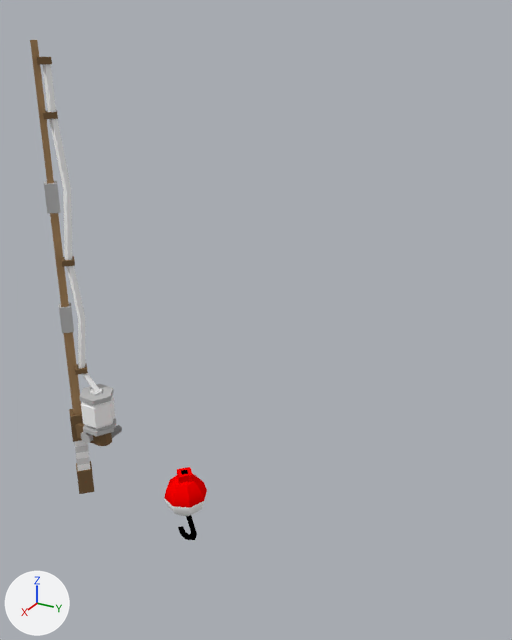
The Blender file scripts/fishing/fishingpole/pole.blend: old version first, new version second.
Both versions are drawn from a 50 mm camera at (3.49, 3.56, 3.31) aimed at (-1.06, 1.0, 1.0). Every picture has the same lights, and +X, +Y and +Z are marked at lower left.

The older version as bpy lines, for what is in view:
```python
me_cube = bpy.data.meshes.new('Cube')
me_cube.from_pydata(...)  # 304 vertices, 254 faces; spans x -0.29..0.11, y -0.08..0.35, z -0.32..3.11
# faces by material slot: [58, 24, 52, 16, 18, 86]
me_cube.materials.append(mat_white)  # white #ffffff
me_cube.materials.append(mat_black75)  # grey #898989
me_cube.materials.append(mat_gray50)  # grey #bcbcbc
me_cube.materials.append(mat_gray75)  # light grey #e1e1e1
me_cube.materials.append(mat_blank)  # brown #ab8961
me_cube.materials.append(mat_black50)  # brown #7d6345
me_sphere = bpy.data.meshes.new('Sphere')
me_sphere.from_pydata(...)  # 78 vertices, 80 faces; spans x -0.16..0.16, y -0.16..0.16, z -0.428..0.199
# faces by material slot: [33, 24, 23]
me_sphere.materials.append(mat_red)  # red #ff0000
me_sphere.materials.append(mat_white)  # white #ffffff
me_sphere.materials.append(mat_black)  # black #000000
ob_cube_001 = bpy.data.objects.new('Cube.001', me_cube)
ob_cube_001.location = (0.0, 0.0, 0.0)
_m = ob_cube_001.modifiers.new('EdgeSplit', 'EDGE_SPLIT')
ob_sphere = bpy.data.objects.new('Sphere', me_sphere)
ob_sphere.location = (0.0, 1.0, 0.0)
_m = ob_sphere.modifiers.new('EdgeSplit', 'EDGE_SPLIT')
_m.split_angle = 0.616
```
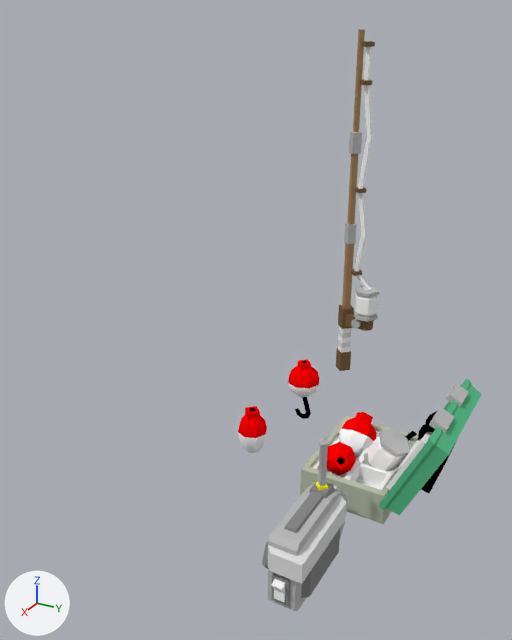
Boxes (x1, y1, x2, y2) around the edits, measured in the pictures (512 x 640 px):
'Cube.001', moved
    before: (30, 40, 122, 494)
    after: (336, 29, 380, 371)
'fishdetector', added
    after: (262, 437, 347, 611)
'tackle lid', added (green)
    after: (378, 378, 482, 516)
'tackle box', added
    after: (300, 416, 418, 524)
'Sphere', moved
    before: (164, 467, 207, 540)
    after: (288, 359, 319, 419)
'fishingline', added
    after: (363, 429, 410, 472)
'box bobber', added
    after: (339, 412, 376, 457)
'longbobber', added
    after: (238, 406, 267, 453)
'box longbobber', added (red)
    after: (327, 442, 356, 475)
'pad', added
    after: (386, 411, 437, 490)
'hooks', added
    after: (405, 431, 417, 447)

What changed in the scene script:
```text
Change ob_sphere:
    ob_sphere.location: (0.0, 1.0, 0.0) -> (-2.0, 1.0, 0.0)
Change ob_cube_001:
    ob_cube_001.location: (0.0, 0.0, 0.0) -> (-3.0, 1.0, 0.0)
Add ob_longbobber:
    ob_longbobber = bpy.data.objects.new('longbobber', me_sphere_004)  # 54 vertices, 58 faces; spans x -0.128..0.128, y -0.128..0.128, z -0.224..0.199; in mat_red (red #ff0000), mat_white (white #ffffff), mat_black (black #000000); modifiers EDGE_SPLIT
    ob_longbobber.location = (-1.0, 1.0, 0.0)
Add ob_box_bobber:
    ob_box_bobber = bpy.data.objects.new('box bobber', me_sphere_001)  # 54 vertices, 58 faces; spans x -0.16..0.16, y -0.16..0.16, z -0.16..0.199; in mat_red (red #ff0000), mat_white (white #ffffff), mat_black (black #000000); modifiers EDGE_SPLIT
    ob_box_bobber.parent = ob_tacklebox
    ob_box_bobber.location = (-0.19, -0.13, 0.1)
    ob_box_bobber.rotation_euler = (0.0, -0.873, 0.0)  # degrees (0, -50, 0)
Add ob_tacklebox:
    ob_tacklebox = bpy.data.objects.new('tacklebox', None)
    ob_tacklebox.location = (-1.0, 2.0, 0.0)
Add ob_box_longbobber:
    ob_box_longbobber = bpy.data.objects.new('box longbobber', me_sphere_004.copy())  # modifiers EDGE_SPLIT
    ob_box_longbobber.parent = ob_tacklebox
    ob_box_longbobber.location = (0.17, -0.13, 0.11)
    ob_box_longbobber.rotation_euler = (0.0, 1.047, 0.436)  # degrees (0, 60, 25)
Add ob_hooks:
    ob_hooks = bpy.data.objects.new('hooks', me_sphere_002)  # 48 vertices, 44 faces; spans x -0.405..-0.138, y 0.027..0.312, z -0.205..-0.015; in mat_black (black #000000); modifiers EDGE_SPLIT
    ob_hooks.parent = ob_tacklebox
    ob_hooks.location = (0.0, 0.0, 0.0)
    ob_hooks.rotation_euler = (0.0, 0.611, 0.0)  # degrees (0, 35, 0)
Add ob_pad:
    ob_pad = bpy.data.objects.new('pad', me_plane)  # 116 vertices, 85 faces; spans x -0.256..0.258, y -0.135..0.07, z -0.246..0.371; in mat_black (black #000000), mat_white (white #ffffff); modifiers EDGE_SPLIT
    ob_pad.parent = ob_tacklebox
    ob_pad.location = (0.13, 0.428, 0.323)
    ob_pad.rotation_euler = (0.436, 0.0, -3.142)  # degrees (25, 0, -180)
Add ob_tackle_box:
    ob_tackle_box = bpy.data.objects.new('tackle box', me_cube_001)  # 60 vertices, 46 faces; spans x -0.44..0.44, y -0.33..0.33, z -0.176..0.11; in mat_white (white #ffffff), mat_palegreen (light grey #bac1ab)
    ob_tackle_box.parent = ob_tacklebox
    ob_tackle_box.location = (0.0, 0.0, 0.0)
Add ob_tackle_lid:
    ob_tackle_lid = bpy.data.objects.new('tackle lid', me_cube_003)  # 80 vertices, 70 faces; spans x -0.484..0.484, y -0.713..0.033, z -0.066..0.231; in mat_gray50 (grey #bcbcbc), mat_gray75 (light grey #e1e1e1), mat_green (green #5abc89), mat_black (black #000000)
    ob_tackle_lid.parent = ob_tacklebox
    ob_tackle_lid.location = (0.0, 0.33, 0.066)
    ob_tackle_lid.rotation_euler = (-2.007, 0.0, 0.0)  # degrees (-115, 0, 0)
Add ob_fishingline:
    ob_fishingline = bpy.data.objects.new('fishingline', me_cube_002)  # 60 vertices, 52 faces; spans x -0.114..0.114, y -0.004..0.364, z -0.041..0.348; in mat_white (white #ffffff), mat_gray50 (grey #bcbcbc); modifiers EDGE_SPLIT
    ob_fishingline.parent = ob_tacklebox
    ob_fishingline.location = (0.0, 0.0, 0.0)
Add ob_fishdetector:
    ob_fishdetector = bpy.data.objects.new('fishdetector', me_cylinder)  # 318 vertices, 215 faces; spans x -0.468..0.457, y -0.19..0.159, z -0.28..0.71; in mat_gray50 (grey #bcbcbc), mat_blue (blue #0000ff), mat_lightblue (cyan #38defb), mat_white (white #ffffff), mat_gray25 (grey #898989), mat_red (red #ff0000), mat_gray75 (light grey #e1e1e1), mat_green (green #5abc89), mat_yellow (yellow #ffff00); modifiers EDGE_SPLIT
    ob_fishdetector.location = (0.0, 2.0, 0.0)
```
